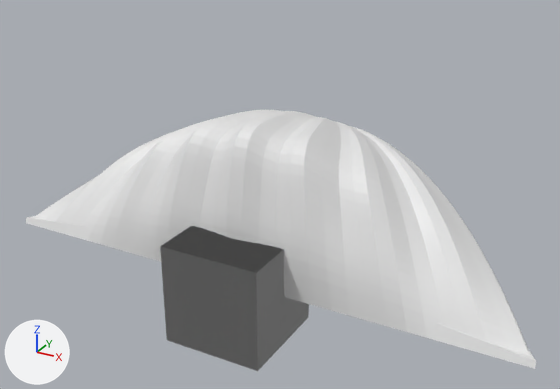
A saved change to the FBX model exports/roblox_fbx_2026-05-15/PearlClam_LOD0_roblox.fbx.
Rendered twice from a 50 mm lens placed at (6.87, -10.84, 7.46), pointed at (0.18, 1.31, 1.38). The lights are fixed; the arrows at lower left show +X, +Y and +Z. The older version comes first. Where no turn or scale is listed for an object, it has been applied to the vertices.

Objects in the first picture: '5.3_Stud_Height_Ruler', 'PearlClam_ShellBottom', 'PearlClam_ShellTop', 'Ref_RightLowerArm'.
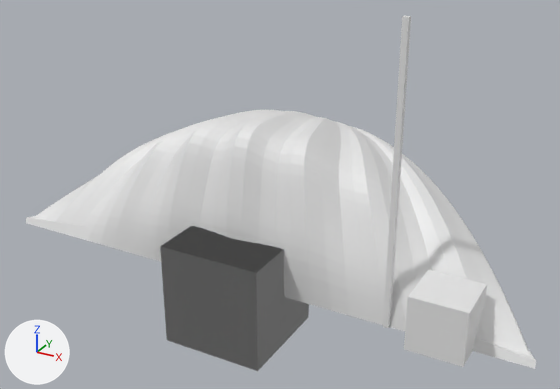
What differs and where, as boxes [x1, y1, x2, y2] in the pictures (560 x 389 px):
'1_Stud_Cube', moved, rescaled (not visible before)
    after: [404, 270, 487, 367]
'5.3_Stud_Height_Ruler', moved, rescaled
    before: [210, 231, 226, 237]
    after: [383, 15, 411, 328]

The change, as a list of edits to the scene's bpy script:
```text
Change me_1_stud_cube:
    used by ob_1_stud_cube; location = (0.0, 0.0, 0.0)
    remove me_1_stud_cube.from_pydata(...)  # 8 vertices, 6 faces; spans x -1.0..1.0, y -1.0..1.0, z -1.0..1.0
    add me_1_stud_cube.from_pydata(...)  # 8 vertices, 6 faces; spans x -0.5..0.5, y -0.5..0.5, z 0.0..1.0
    me_1_stud_cube part 1: the whole mesh is scaled about its middle by 0.5, then moved by (0.0, 0.0, 0.5)
Change me_5_3_stud_height_ruler:
    used by ob_5_3_stud_height_ruler; location = (0.0, 0.0, 0.0)
    remove me_5_3_stud_height_ruler.from_pydata(...)  # 8 vertices, 6 faces; spans x -1.0..1.0, y -1.0..1.0, z -1.0..1.0
    add me_5_3_stud_height_ruler.from_pydata(...)  # 8 vertices, 6 faces; spans x -0.05..0.05, y -0.05..0.05, z 0.0..5.3
    me_5_3_stud_height_ruler part 2: the whole mesh is scaled about its middle by (0.05, 0.05, 2.65), then moved by (0.0, 0.0, 2.65)
Change ob_1_stud_cube:
    ob_1_stud_cube.location: (0.0, 0.0, 0.0) -> (4.0, 0.0, 0.0)
Change ob_5_3_stud_height_ruler:
    ob_5_3_stud_height_ruler.location: (0.0, 0.0, 0.0) -> (3.0, 0.0, 0.0)
```
